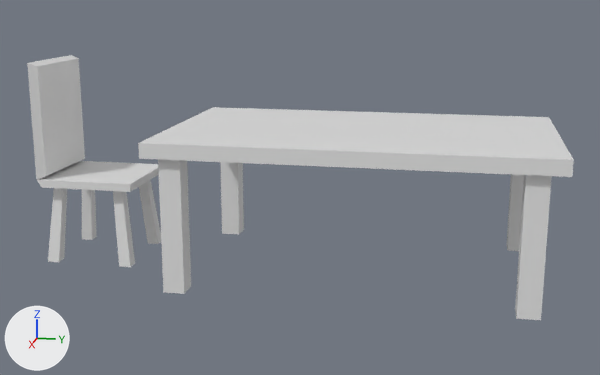
What one commit did to the Blender file Assets/Models/table_chair.blend.
The view is the same before and after, from a 50 mm camera at (12.49, 1.54, 4.38) aimed at (0.06, -0.95, 1.27). Arrows for +X, +Y and +Z are at lower left; the lights stay in place.

The first picture shows 'Chair', 'Table.001'.
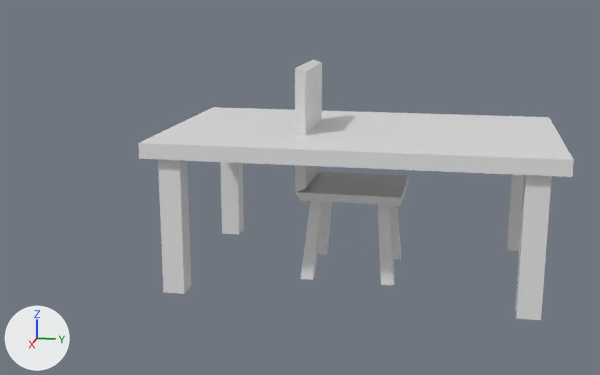
Where the newer file only moved an object's origin or applied its transform, the numbers keep the older frame.

What the commit changed:
me_cube_001 has 48 vertices, 36 faces and spans x -0.74..0.74, y -0.79..0.78, z -1.0..2.2.
me_cube_001 is used by ob_chair; location (0.0, -4.27, 1.0).
me_cube_001 part 1: the whole mesh is moved by (0.0, -0.1, 1.0).
Object 'Chair' (ob_chair) moves from (0.0, -4.27, 1.0) to (0.0, 0.0, 0.0).

Location of each change, [x1, y1, x2, y2] in pixels of the pictures (600 x 375 px):
'Chair', moved
    before: [27, 55, 161, 267]
    after: [295, 59, 409, 285]
